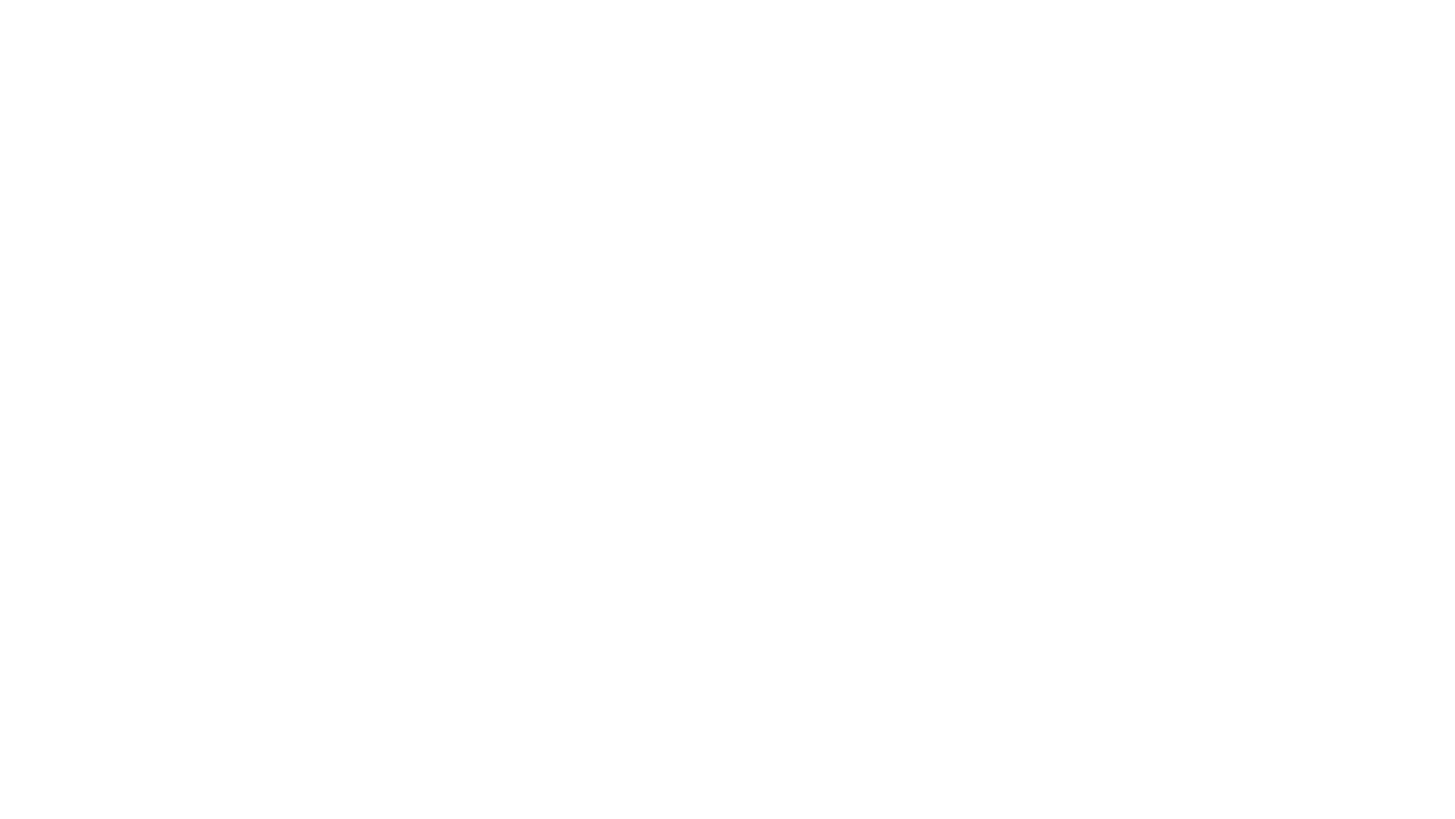
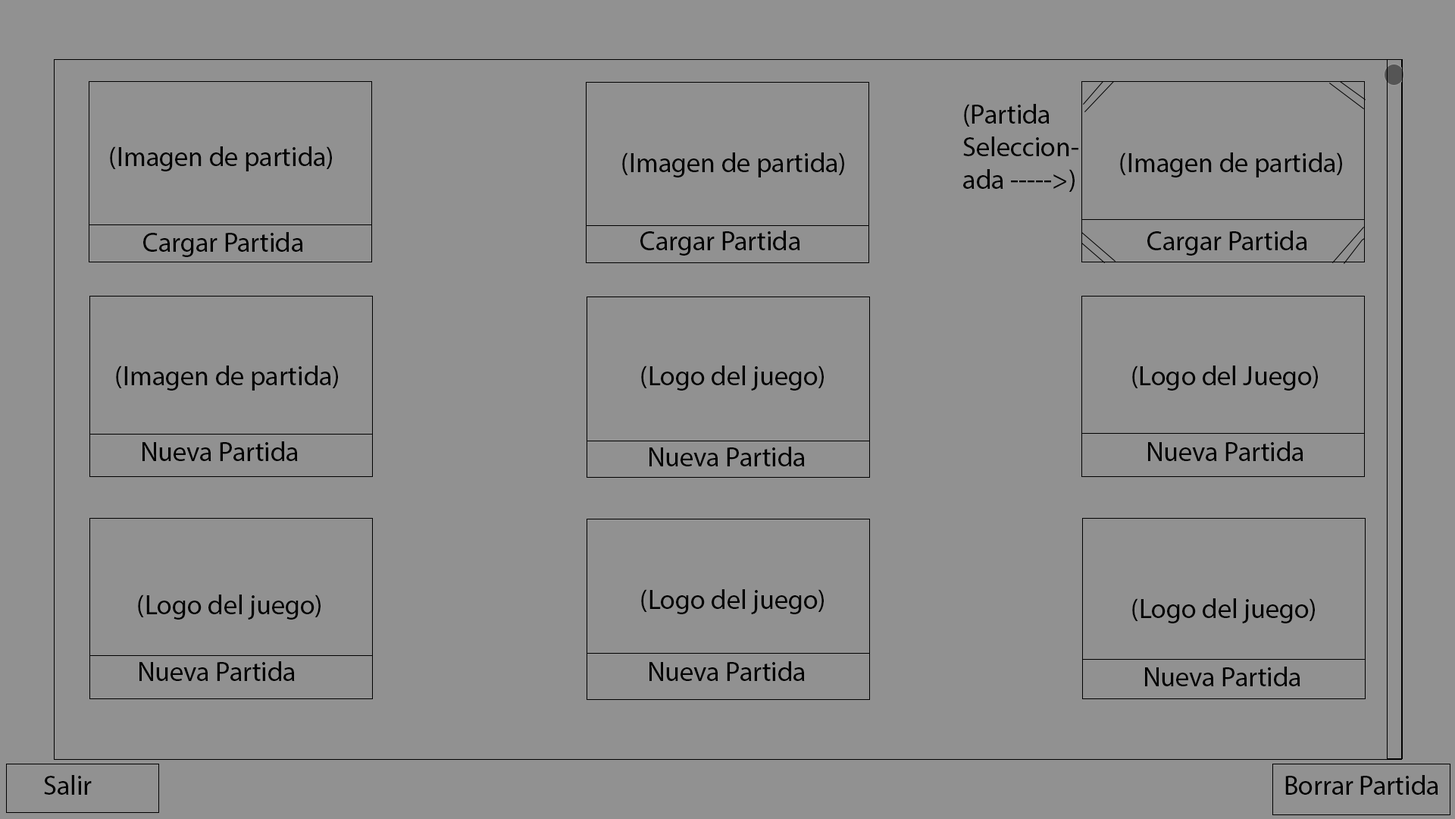
Layer changes from the first w=1455, h=819 image to the second:
added group "Partida" (1st of 2) with 54 layers above "Controles" over [6, 59, 1451, 815]
added layer "(Partida Seleccionada ----->)" in group "Partida" over [963, 103, 1079, 192]
added layer "Rectangle 27" in group "Partida" over [1272, 763, 1451, 815]
added layer "Rectangle 26" in group "Partida" over [6, 763, 160, 813]
added layer "(Imagen de partida)" (1st of 4, in "Partida") in group "Partida" over [115, 365, 339, 391]
added layer "(Imagen de partida)" (2nd of 4, in "Partida") in group "Partida" over [1120, 152, 1343, 178]
added layer "(Imagen de partida)" (3rd of 4, in "Partida") in group "Partida" over [622, 152, 845, 178]
added layer "Rectangle 25" in group "Partida" over [1387, 59, 1404, 759]
moved "Nueva Partida" (1st of 6, in "Partida") into group "Partida", painted on it over [56, 441, 298, 547]
added layer "Rectangle 24" (1st of 9, in "Partida") in group "Partida" over [1081, 295, 1366, 477]
added layer "Rectangle 24" (2nd of 9, in "Partida") in group "Partida" over [586, 296, 871, 478]
added layer "Rectangle 24" (3rd of 9, in "Partida") in group "Partida" over [89, 295, 373, 477]
added layer "Rectangle 24" (4th of 9, in "Partida") in group "Partida" over [1082, 517, 1366, 699]
added layer "Rectangle 24" (5th of 9, in "Partida") in group "Partida" over [586, 518, 871, 700]
added layer "Rectangle 24" (6th of 9, in "Partida") in group "Partida" over [89, 517, 373, 699]
added layer "Rectangle 24" (7th of 9, in "Partida") in group "Partida" over [1081, 81, 1366, 263]
added layer "Rectangle 24" (8th of 9, in "Partida") in group "Partida" over [585, 81, 870, 264]
added layer "Rectangle 24" (9th of 9, in "Partida") in group "Partida" over [88, 81, 373, 263]
added layer "Rectangle 23" in group "Partida" over [53, 59, 1403, 760]
added layer "Gris" above "Background" over [0, 0, 1455, 819]
…and 34 more changes (34 added)
